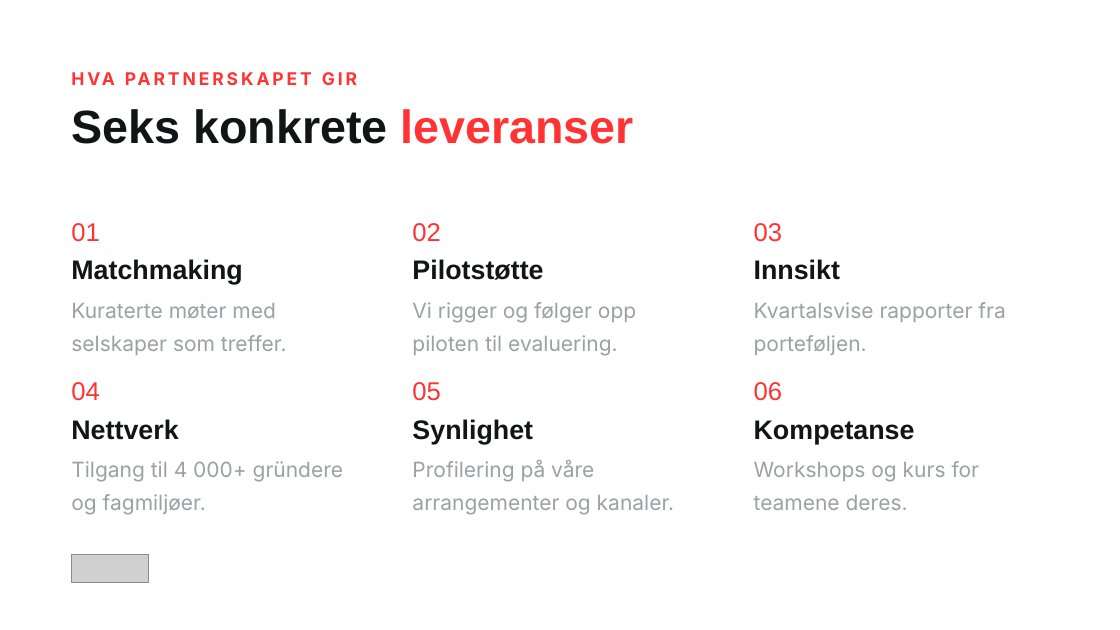
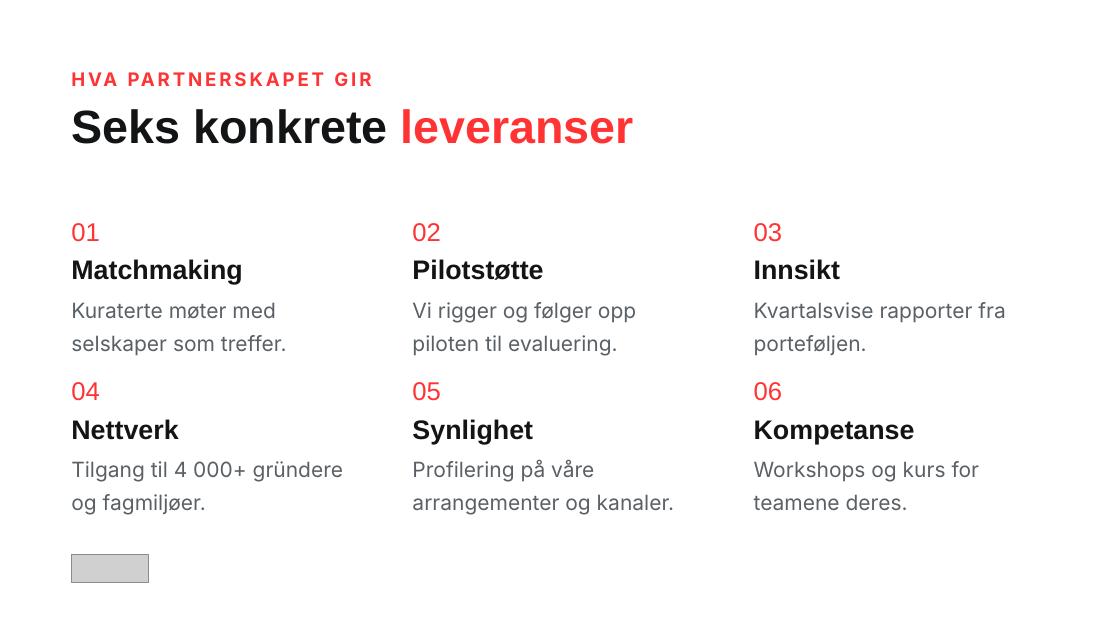
Before and after one commit to christinawiig-ai/startuplab-partner-presentation, a slide deck: slide 9 of pptx-templates/Startuplab-slidemaler.pptx. Drawn at 1120x630 pixels with LibreOffice and Linux fonts; fonts in the diff are those of the drawing; grey boxes stand for pictures. Boxes give left, top, right and bottom in pixels: in the first picture for what was removed or moved away, otherwise in the second. Text is boxed around its words. In the diff, an @@ line names an element or a change of style, - is before the commit and + after.

```diff
--- a/pptx-templates/Startuplab-slidemaler.pptx
+++ b/pptx-templates/Startuplab-slidemaler.pptx
@@ text "HVA PARTNERSKAPET GIR" at [71, 66, 828, 92]: size 15 to 16 pt @@
@@ text colour #9BA1A5 to #5A6166 in 6 elements at [71, 302, 287, 356], [412, 302, 636, 356], [754, 302, 1005, 356], [71, 461, 343, 515], [412, 460, 674, 515], [754, 461, 980, 510] @@
```
Also in this commit, not shown: 14 other slides changed, 11 other files.
